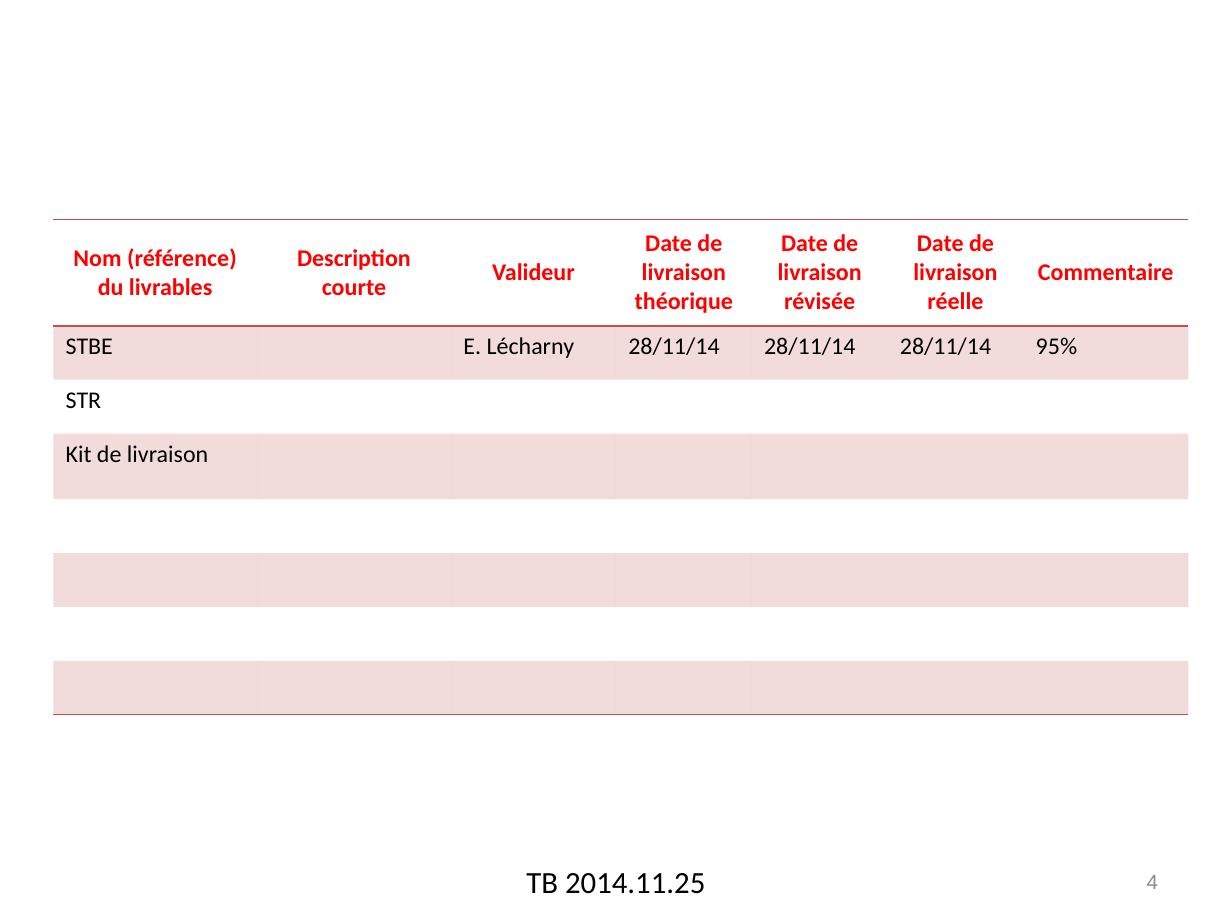
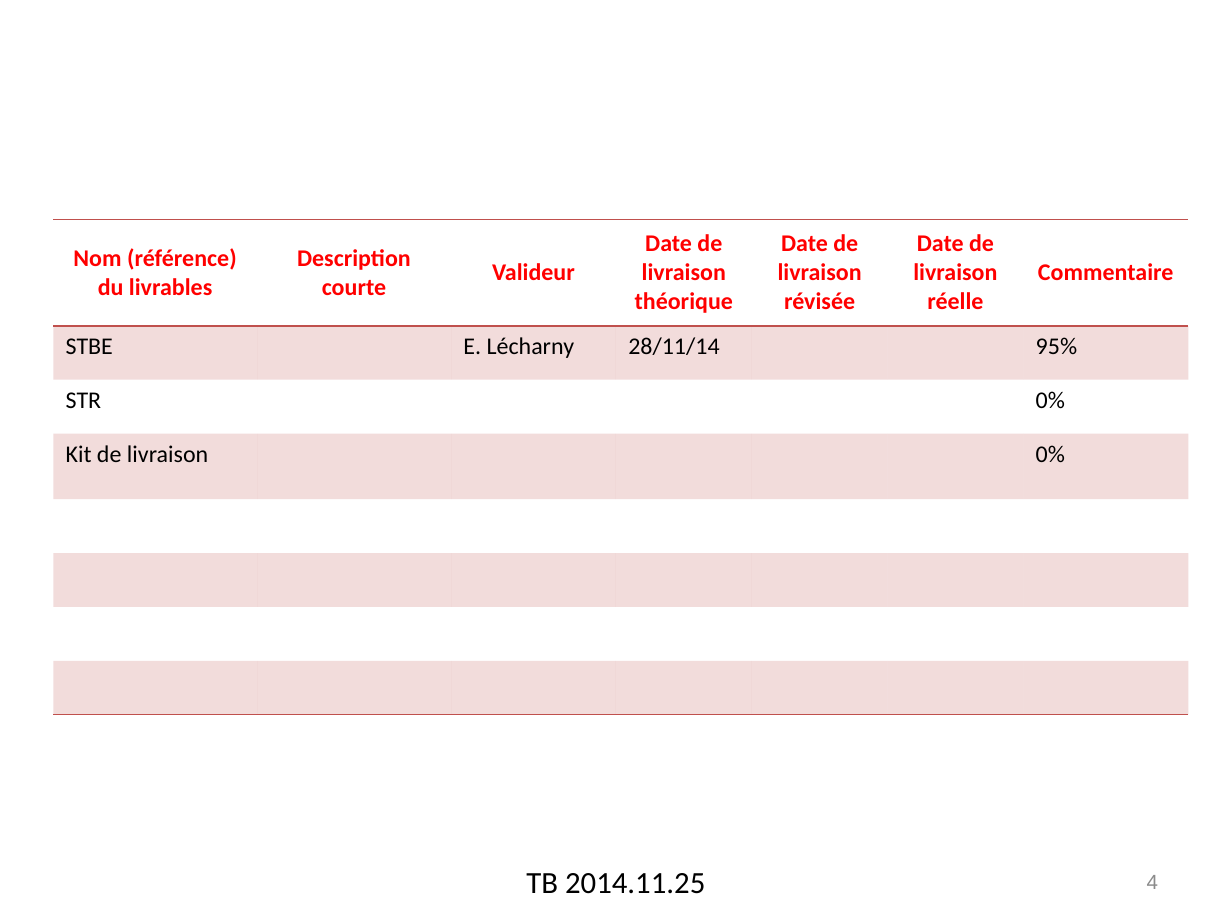
Before and after one commit to elecharny/pi-injector, a slide deck: slide 4 of Documents/TB 2014.11.25.pptx. Drawn at 1232x924 pixels with LibreOffice and Linux fonts; fonts in the diff are those of the drawing; background and template pictures are left out. Boxes give left, top, right and bottom in pixels: in the first picture for what was removed or moved away, otherwise in the second. Text is boxed around its words. In the diff, an @@ line names an element or a change of style, - is before the commit and + after.

```diff
--- a/Documents/TB 2014.11.25.pptx
+++ b/Documents/TB 2014.11.25.pptx
@@ table at box(53, 219, 1186, 715) @@
-row 2, column 5: 28/11/14
+row 2, column 5: 
-row 2, column 6: 28/11/14
+row 2, column 6: 
-row 3, column 7: 
+row 3, column 7: 0%
-row 4, column 7: 
+row 4, column 7: 0%
```
Also in this commit, not shown: 1 other file.
